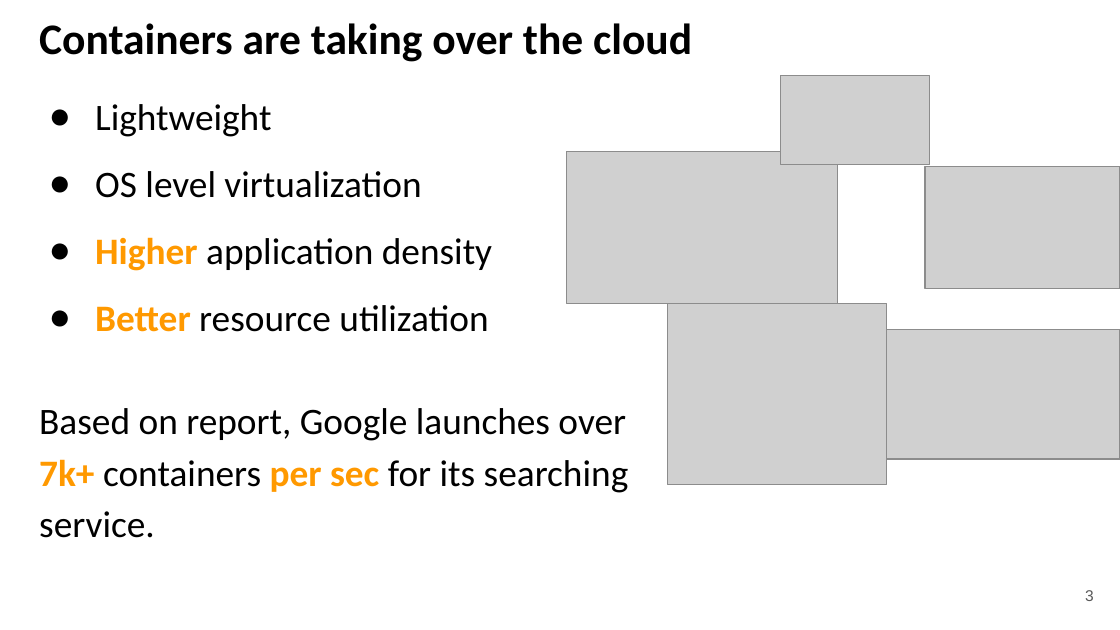
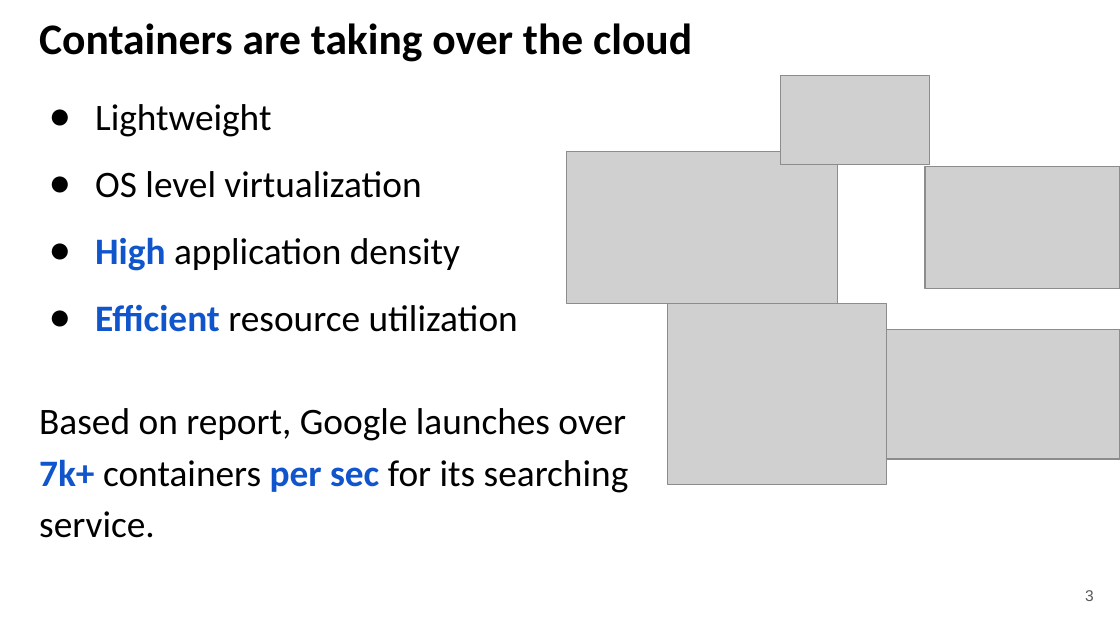
Before and after one commit to kevinsuo/kevinsuo.github.io, a slide deck: slide 3 of ksuo_homepage_files/eurosys21-slides.pptx. Drawn at 1120x630 pixels with LibreOffice and Linux fonts; fonts in the diff are those of the drawing; grey boxes stand for pictures. Boxes give left, top, right and bottom in pixels: in the first picture for what was removed or moved away, otherwise in the second. Text is boxed around its words. In the diff, an @@ line names an element or a change of style, - is before the commit and + after.

```diff
--- a/ksuo_homepage_files/eurosys21-slides.pptx
+++ b/ksuo_homepage_files/eurosys21-slides.pptx
@@ text at (x1=95, y1=237, x2=518, y2=332): text changed @@
-● Higher application density
-● Better resource utilization
+● High application density
+● Efficient resource utilization
@@ text "Based on report, Google launches ..." at (x1=39, y1=408, x2=629, y2=538): text colour #FF9900 to #1155CC in "7k+ per sec" @@
```
Also in this commit, not shown: 25 other slides changed, 4 slides added, 17 slides removed, 1 other file.
